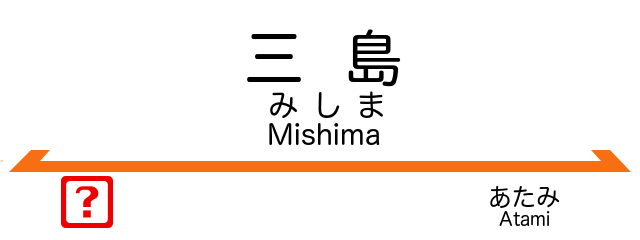
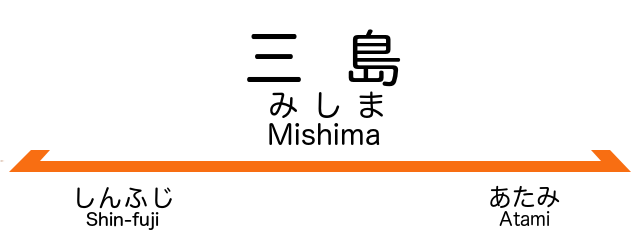
Comparing the layer stacks of the two 640x240 images. Changes:
painted on "次駅" over [61, 176, 172, 230]
